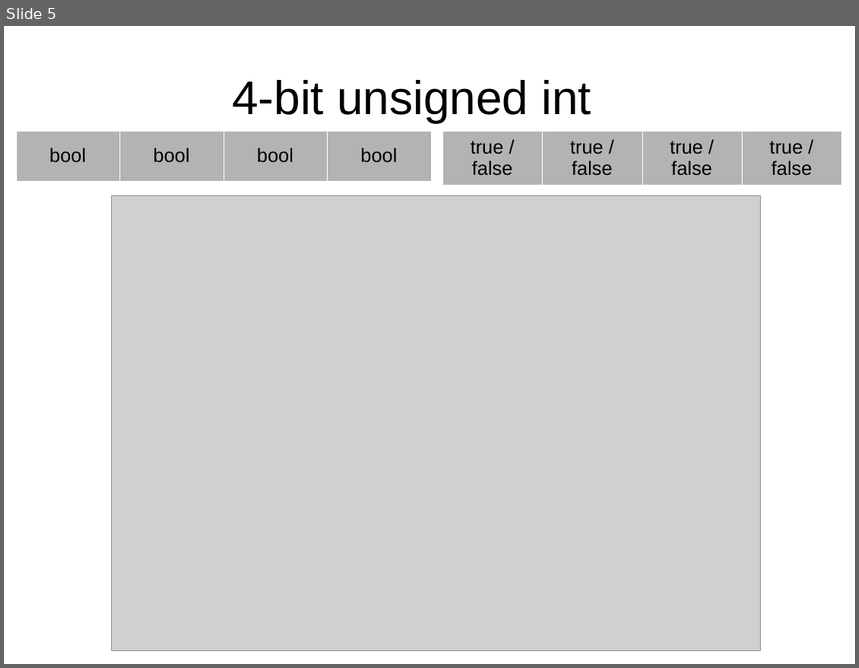
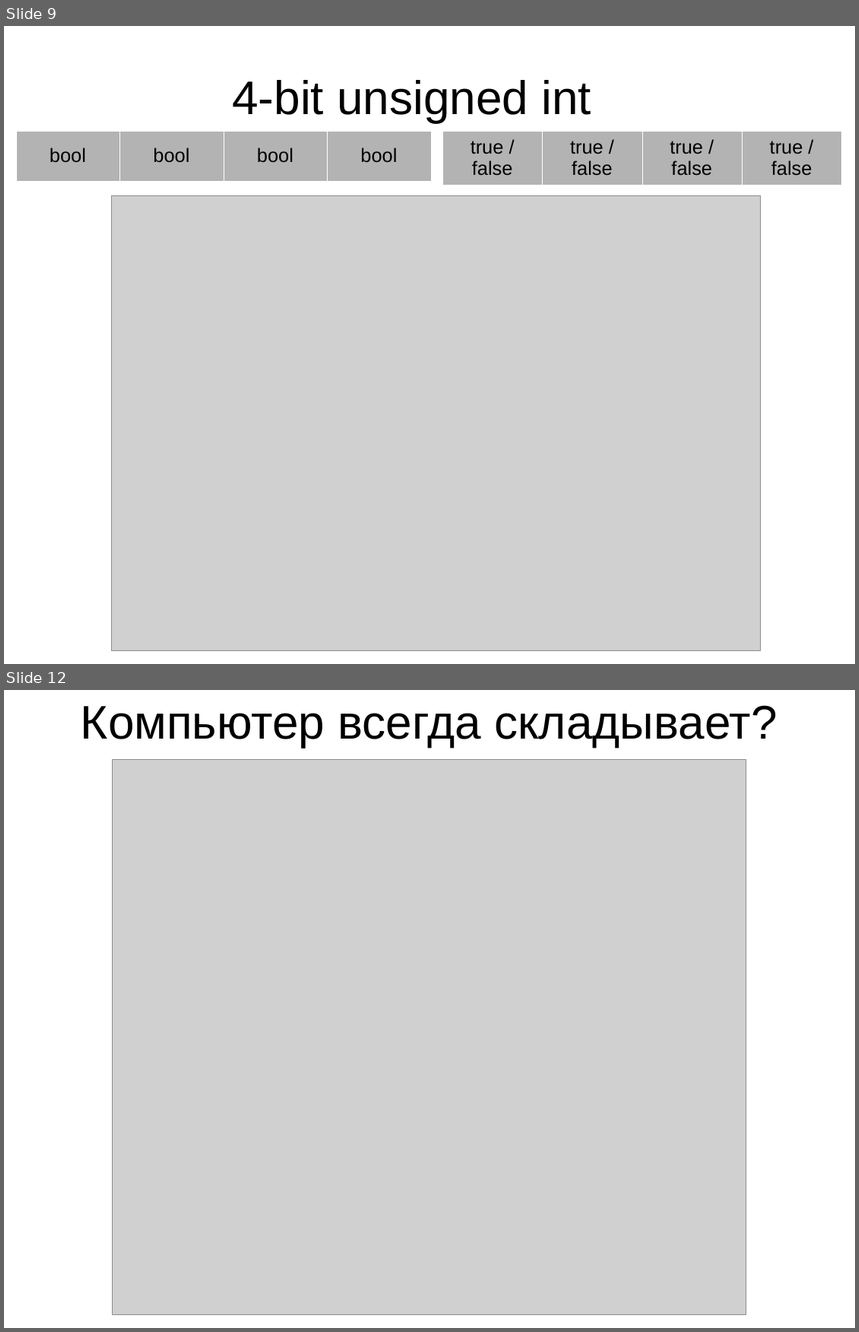
Before and after one commit to leanid/om, a slide deck: class-00-basic-prog/03-int-type/docs/bool_to_float.odp. Shown one above the other, each under a label of ours: slide 5 before the commit, slides 9 and 12 after it; the slides between them are not shown. The pictures are 859x668 and 859x1332 pixels, drawn with LibreOffice and Linux fonts; fonts in the diff are those of the drawing; grey boxes stand for pictures; background and template pictures are left out. Boxes give left, top, right and bottom in pixels: in the first picture for what was removed or moved away, otherwise in the second. Text is boxed around its words. In the diff, an @@ line names an element or a change of style, - is before the commit and + after.

```diff
--- a/class-00-basic-prog/03-int-type/docs/bool_to_float.odp
+++ b/class-00-basic-prog/03-int-type/docs/bool_to_float.odp
@@ slide 12 added at (4,690,855,1328), background #FFFFFF @@
@@ title added at (81,705,778,747), 44 pt, text #000000 @@
+Компьютер всегда складывает?
@@ picture added at (112,759,747,1315) @@
@@ what was slide 5 is now slide 9 @@
```
Also in this commit, not shown: 15 other slides added, 1 other file.
